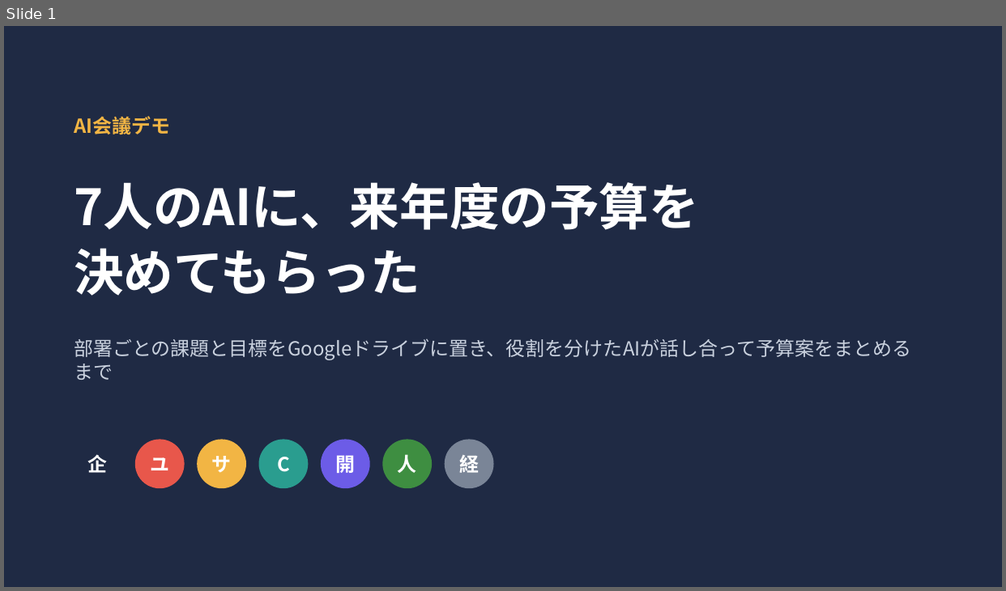
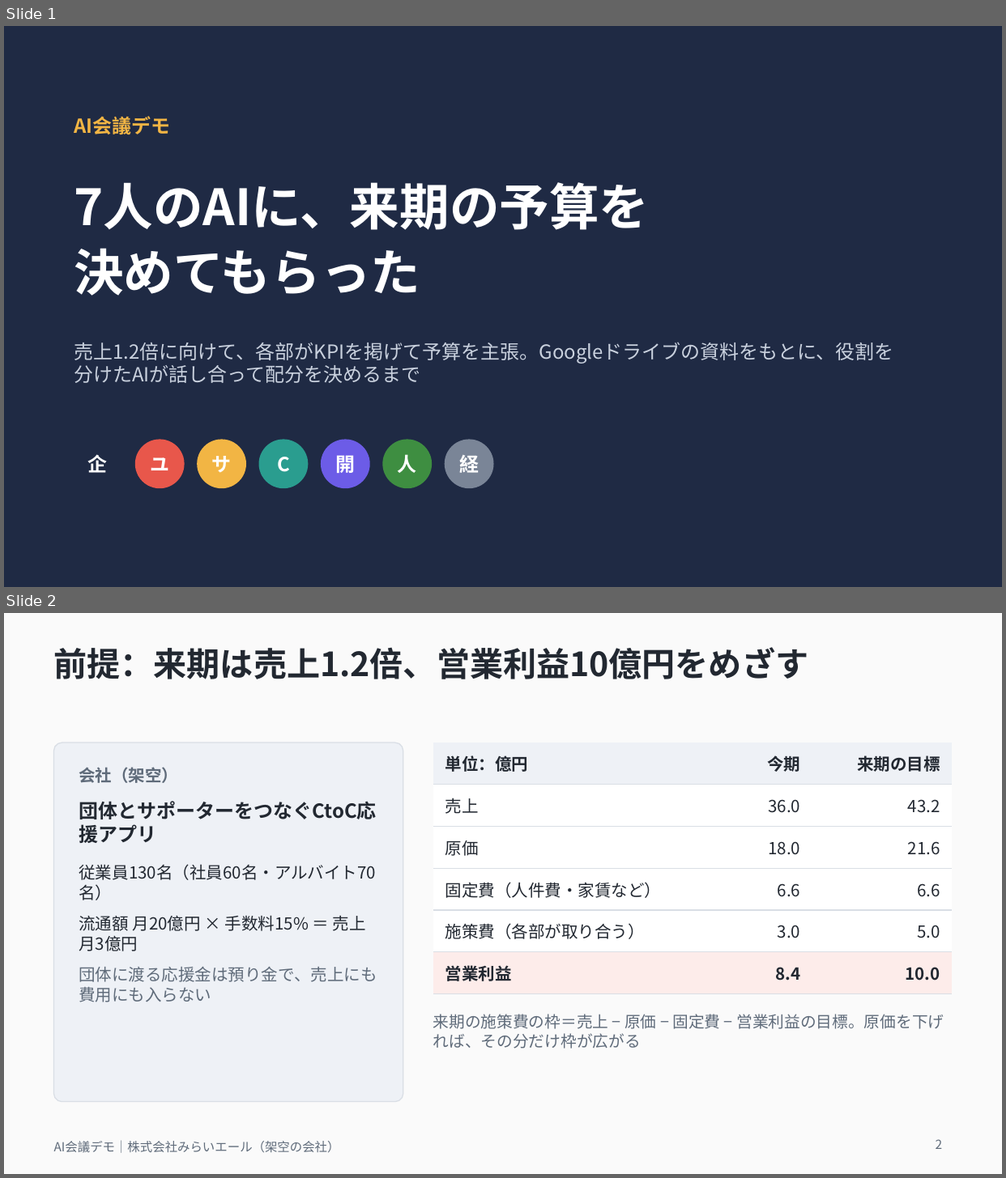
Before and after one commit to michiko3311220-stack/-, a slide deck: ai_meeting/slides/ai_meeting_demo.pptx. Shown one above the other, each under a label of ours: slide 1 before the commit, slides 1 and 2 after it. The pictures are 1006x591 and 1006x1178 pixels, drawn with LibreOffice and Linux fonts; fonts in the diff are those of the drawing. Boxes give left, top, right and bottom in pixels: in the first picture for what was removed or moved away, otherwise in the second. Text is boxed around its words. In the diff, an @@ line names an element or a change of style, - is before the commit and + after.

```diff
--- a/ai_meeting/slides/ai_meeting_demo.pptx
+++ b/ai_meeting/slides/ai_meeting_demo.pptx
@@ slide 2 added at (4,613,1002,1174), background #FAFAFA @@
@@ title added at (54,647,809,679), 24 pt, text #222831, bold @@
+前提：来期は売上1.2倍、営業利益10億円をめざす
@@ rounded rectangle added at (54,743,403,1102), fill #EEF1F6, outline #D9DEE5 0.75 pt @@
@@ table added at (433,743,952,985), 6 rows, 3 columns @@
+単位：億円 | 今期 | 来期の目標
+売上 | 36.0 | 43.2
+原価 | 18.0 | 21.6
+固定費（人件費・家賃など） | 6.6 | 6.6
+施策費（各部が取り合う） | 3.0 | 5.0
+営業利益 | 8.4 | 10.0
@@ text added at (79,767,178,783), 12 pt, text #5F6B7A, bold @@
+会社（架空）
@@ text added at (79,801,377,820), 14 pt, text #222831, bold @@
+団体とサポーターをつなぐCtoC応援アプリ
@@ text added at (79,864,377,1003), 12 pt, text #222831 @@
+従業員130名（社員60名・アルバイト70名）
+流通額 月20億円 × 手数料15% ＝ 売上 月3億円
+団体に渡る応援金は預り金で、売上にも費用にも入らない
@@ text added at (433,1014,944,1049), 11.5 pt, text #5F6B7A @@
+来期の施策費の枠＝売上 − 原価 − 固定費 − 営業利益の目標。原価を下げれば、その分だけ枠が広がる
@@ text added at (54,1140,340,1153), 9 pt, text #5F6B7A @@
+AI会議デモ｜株式会社みらいエール（架空の会社）
@@ page number added at (936,1139,943,1149), 9 pt, text #5F6B7A @@
+2
@@ slide 1 changed as well @@
@@ text at (74,182,649,230): text changed @@
-7人のAIに、来年度の予算を
+7人のAIに、来期の予算を
@@ text at (74,342,894,383): text changed @@
-部署ごとの課題と目標をGoogleドライブに置き、役割を分けたAIが話し合って予算案をまとめるまで
+売上1.2倍に向けて、各部がKPIを掲げて予算を主張。Googleドライブの資料をもとに、役割を分けたAIが話し合って配分を決めるまで
```
Also in this commit, not shown: 10 other slides changed, 1 other slide added, 1 slide removed, 14 other files.
